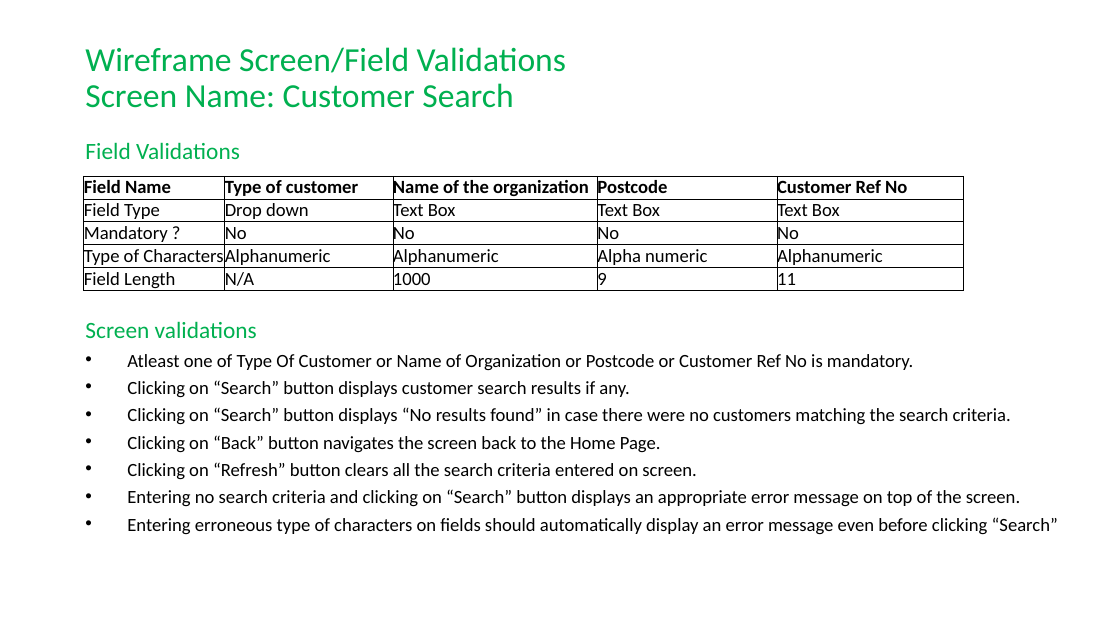
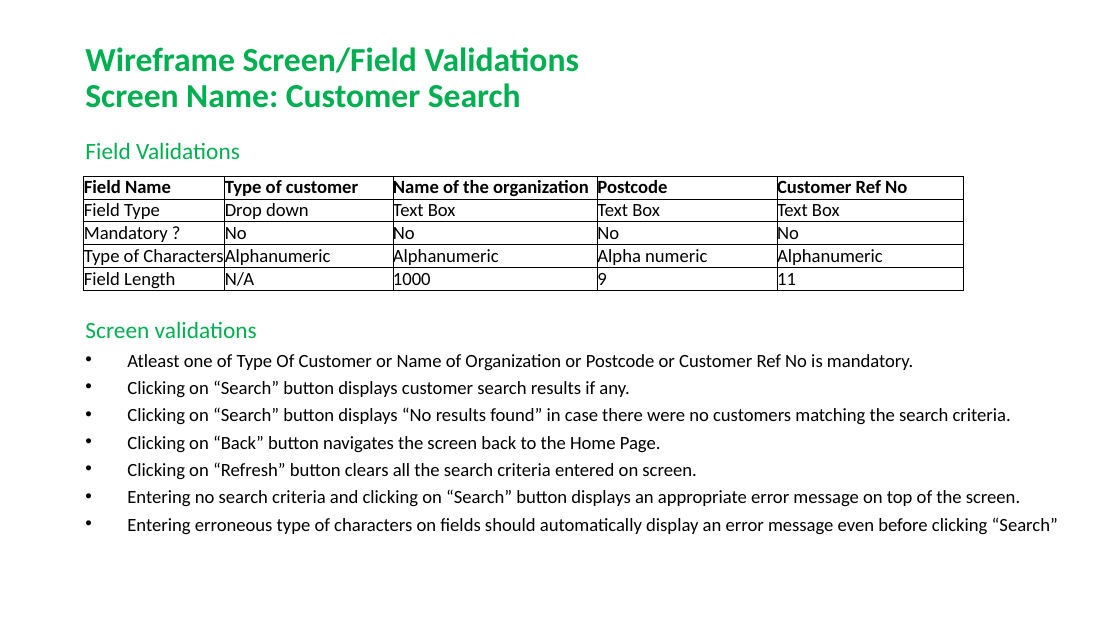
Before and after one commit to RaghavanKasthuri/User-Experience-UX-, a slide deck: slide 5 of Web CRM Customer Search Design.pptx. Drawn at 1120x630 pixels with LibreOffice and Linux fonts; fonts in the diff are those of the drawing. Boxes give left, top, right and bottom in pixels: in the first picture for what was removed or moved away, otherwise in the second. Text is boxed around its words. In the diff, an @@ line names an element or a change of style, - is before the commit and + after.

```diff
--- a/Web CRM Customer Search Design.pptx
+++ b/Web CRM Customer Search Design.pptx
@@ title "Wireframe Screen/Field Validations Screen Name: ..." at [85, 47, 579, 108]: bold on @@
```
Also in this commit, not shown: 4 other slides changed, 1 slide added, 1 other file.
